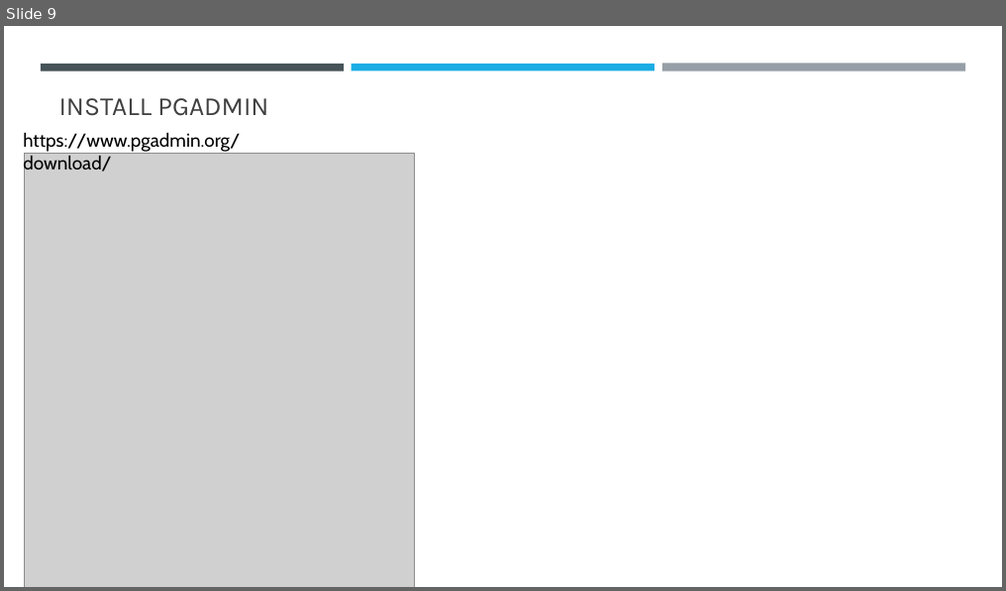
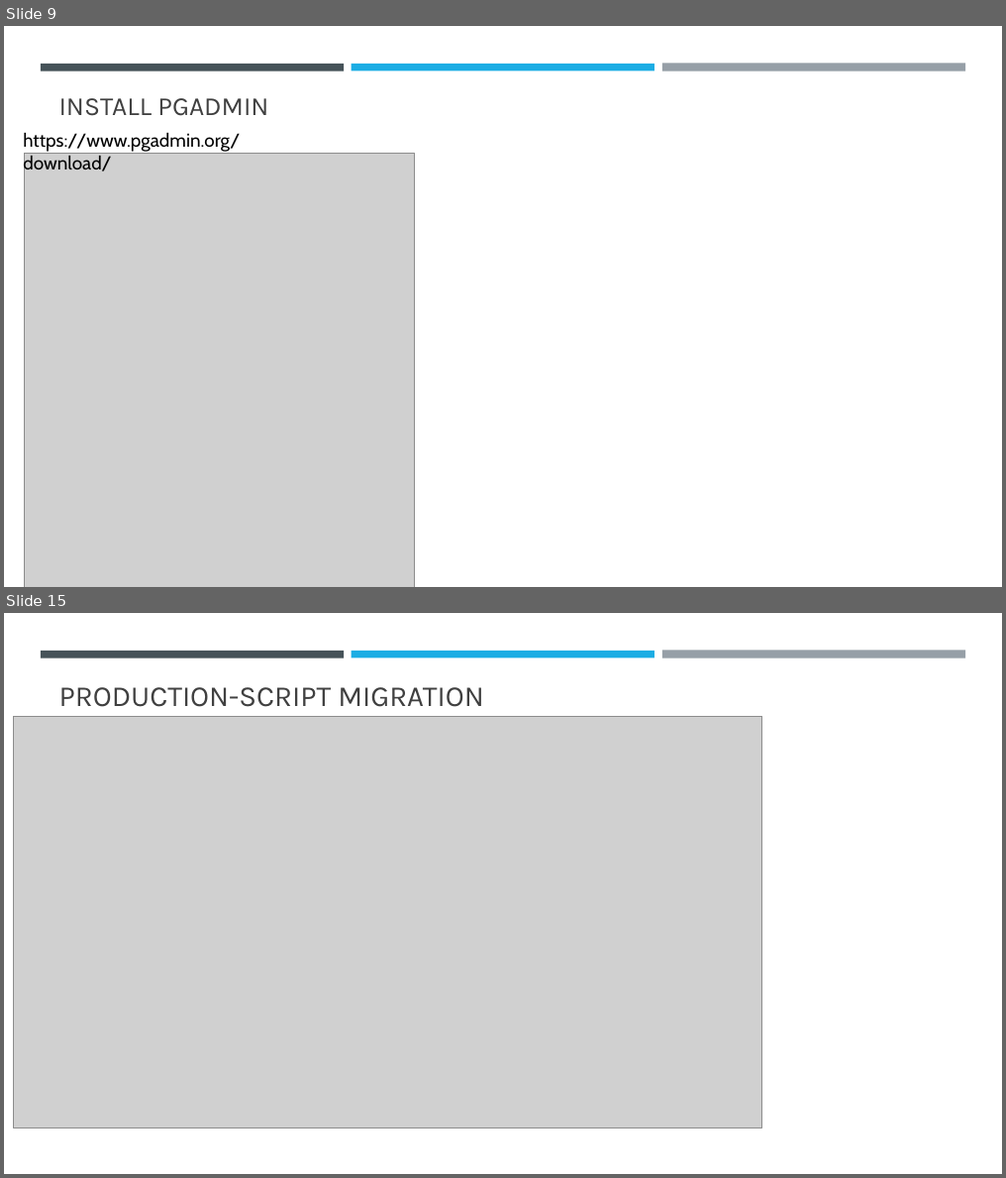
Before and after one commit to sansindia85/AzurePostgreSQL, a slide deck: Presentation/AzurePostgreSQl.pptx. Shown one above the other, each under a label of ours: slide 9 before the commit, slides 9 and 15 after it; the slides between them are not shown. The pictures are 1006x591 and 1006x1178 pixels, drawn with LibreOffice and Linux fonts; fonts in the diff are those of the drawing; grey boxes stand for pictures. Boxes give left, top, right and bottom in pixels: in the first picture for what was removed or moved away, otherwise in the second. Text is boxed around its words. In the diff, an @@ line names an element or a change of style, - is before the commit and + after.

```diff
--- a/Presentation/AzurePostgreSQl.pptx
+++ b/Presentation/AzurePostgreSQl.pptx
@@ slide 15 added at (4, 613, 1002, 1174), background #FFFFFF; not listed: 3 template elements that a slide beside it also shows @@
@@ title added at (59, 687, 484, 707), 28 pt, text #404040 @@
+PRODUCTION-SCRIPT MIGRATION
@@ picture added at (13, 716, 762, 1129) @@
```
Also in this commit, not shown: 9 other slides added, 20 other files.
